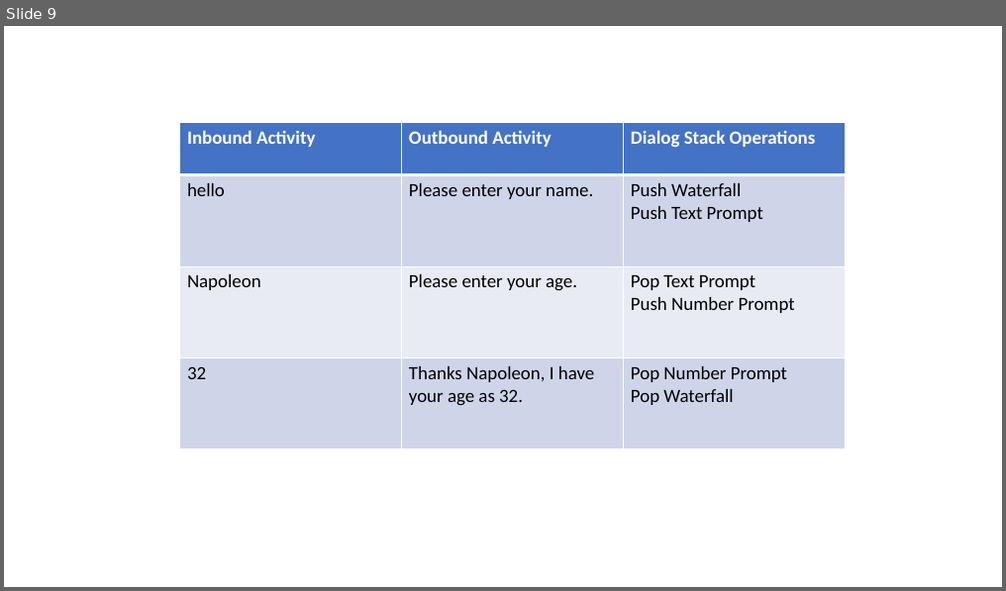
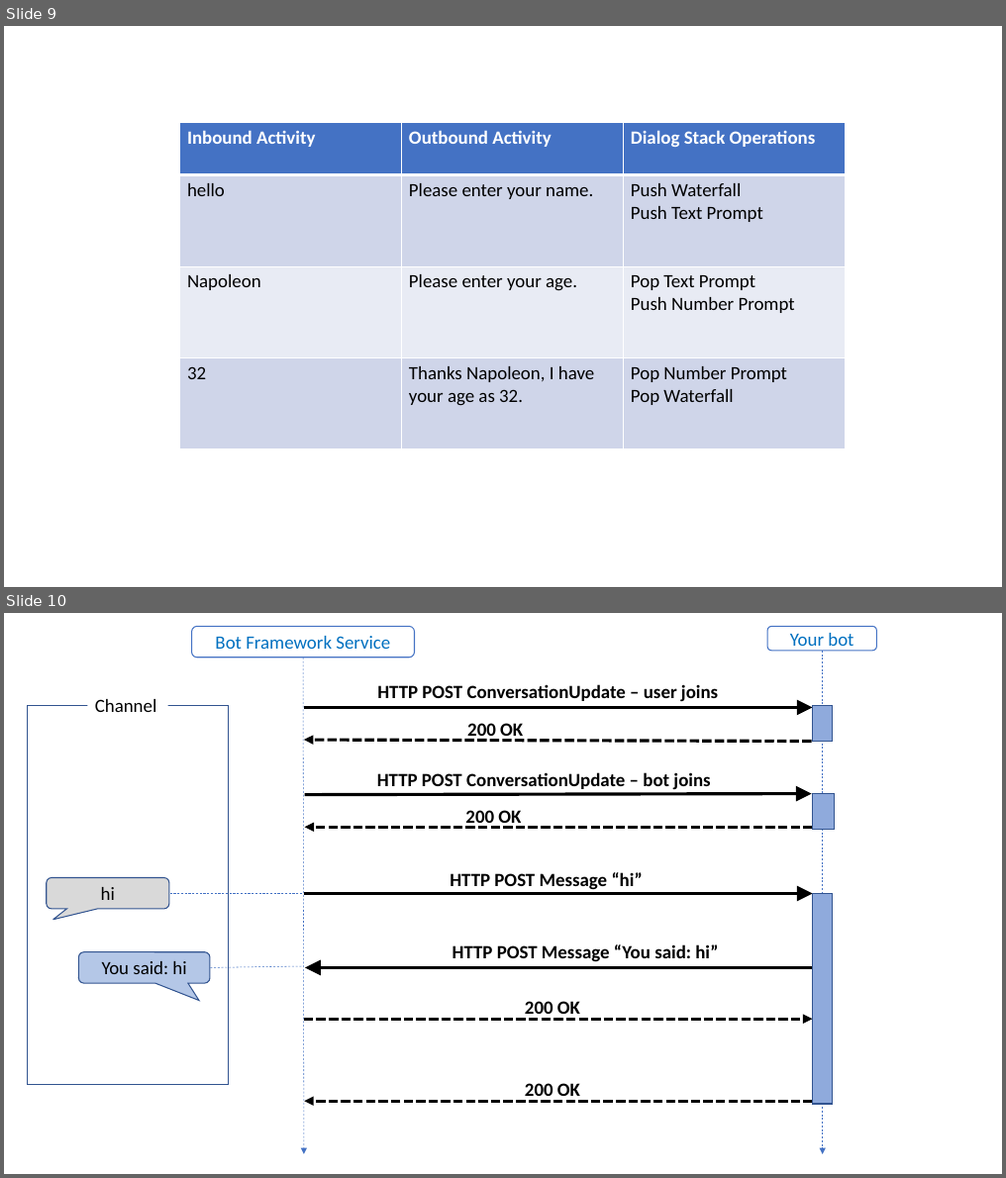
Before and after one commit to MicrosoftDocs/bot-docs, a slide deck: art-source/power-point/bot-concepts-art.pptx. Shown one above the other, each under a label of ours: slide 9 before the commit, slides 9 and 10 after it. The pictures are 1006x591 and 1006x1178 pixels, drawn with LibreOffice and Linux fonts; fonts in the diff are those of the drawing. Boxes give left, top, right and bottom in pixels: in the first picture for what was removed or moved away, otherwise in the second. Text is boxed around its words. In the diff, an @@ line names an element or a change of style, - is before the commit and + after.

```diff
--- a/art-source/power-point/bot-concepts-art.pptx
+++ b/art-source/power-point/bot-concepts-art.pptx
@@ slide 10 added at <box>4,613,1002,1174</box>, background #FFFFFF @@
@@ group added at <box>27,627,877,1155</box>: 10 arrows, 9 texts, 4 rectangles, 2 rounded rectangles, 2 rounded speech boxes, 2 lines @@
+Your bot
+Bot Framework Service
+HTTP POST Message “hi”
+HTTP POST ConversationUpdate – user joins
+HTTP POST ConversationUpdate – bot joins
+HTTP POST Message “You said: hi”
+200 OK
+200 OK
+200 OK
+200 OK
+hi
+You said: hi
+Channel
```
Also in this commit, not shown: 5 slides changed, 4 other slides added, 20 other files.
